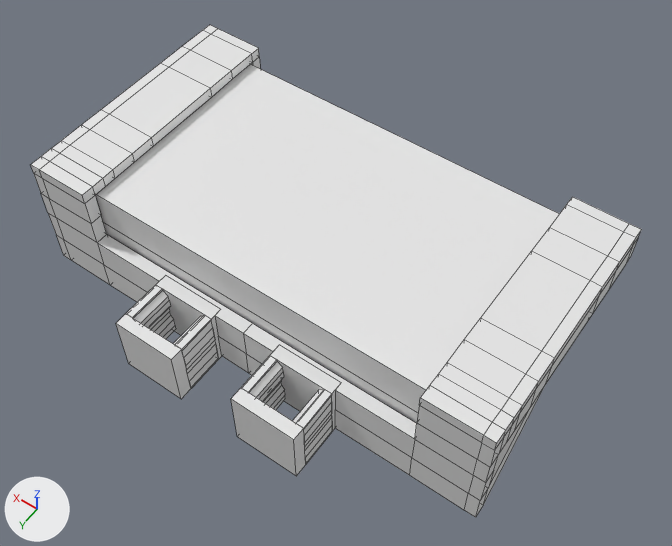
The Blender file blender/cases/raspberry_pico_case.blend, before and after one commit.
Before and after are seen from a 50 mm lens placed at (-50.8, 69.3, 104.8), pointed at (-3.7, 3.3, 1.2). The lights are fixed; the arrows at lower left show +X, +Y and +Z. Mesh edges are drawn as thin lines.

Script lines for the objects in view, before the commit:
```python
ob_case_bottom = bpy.data.objects.new('case_bottom', me_cube_001)
ob_case_bottom.location = (0.0, 0.0, -1.7)
ob_clip_holder_top_main_applied = bpy.data.objects.new('clip_holder_top_main_applied', me_cube_007)
ob_clip_holder_top_main_applied.parent = ob_maker_grid_holder_v2
ob_clip_holder_top_main_applied.location = (-10.0, 20.4, -3.0)
ob_clip_holder_top_main_applied_001 = bpy.data.objects.new('clip_holder_top_main_applied.001', me_cube_009)
ob_clip_holder_top_main_applied_001.parent = ob_maker_grid_holder_v2
ob_clip_holder_top_main_applied_001.location = (10.0, 20.4, -3.0)
ob_maker_grid_holder_v2 = bpy.data.objects.new('maker_grid_holder_v2', me_cube)
ob_maker_grid_holder_v2.location = (0.0, 19.0, -1.7)
# also in view: 'case_top' at (0.0, 0.0, 5.3)
```
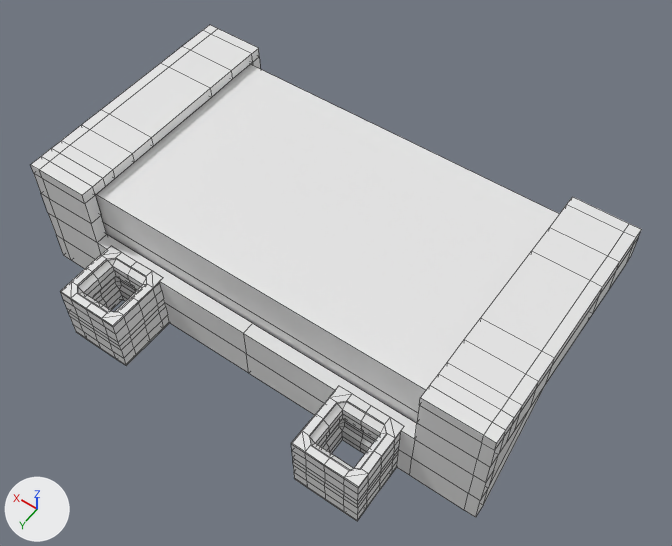
ob_clip_holder_top_main_applied is not drawn itself; it is used by a modifier of ob_maker_grid_holder_v2.
ob_clip_holder_top_main_applied_001 is not drawn itself; it is used by a modifier of ob_maker_grid_holder_v2.

Where the change shows, as pixel boxes (x1, y1, x2, y2) in the pictures (672 x 546 px):
'maker_grid_holder_v2', reshaped, modifiers changed
    before: (31, 25, 641, 517)
    after: (31, 25, 641, 521)

What changed in the scene script:
```text
Add me_cube_008:
    me_cube_008.from_pydata(...)  # 276 vertices, 288 faces; spans x -5.0..5.0, y -5.0..5.0, z -5.0..5.0
Remove ob_clip_holder_top_main_applied:
    ob_clip_holder_top_main_applied = bpy.data.objects.new('clip_holder_top_main_applied', me_cube_007)
    ob_clip_holder_top_main_applied.parent = ob_maker_grid_holder_v2
    ob_clip_holder_top_main_applied.matrix_parent_inverse = Matrix(((1.0, 0.0, 0.0, 0.0), (0.0, 1.0, 0.0, -19.0), (0.0, 0.0, 1.0, 1.7), (0.0, 0.0, 0.0, 1.0)))
    ob_clip_holder_top_main_applied.location = (-10.0, 20.4, -3.0)
    ob_clip_holder_top_main_applied.hide_set(True)
Remove ob_clip_holder_top_main_applied_001:
    ob_clip_holder_top_main_applied_001 = bpy.data.objects.new('clip_holder_top_main_applied.001', me_cube_009)
    ob_clip_holder_top_main_applied_001.parent = ob_maker_grid_holder_v2
    ob_clip_holder_top_main_applied_001.matrix_parent_inverse = Matrix(((1.0, 0.0, 0.0, 0.0), (0.0, 1.0, 0.0, -19.0), (0.0, 0.0, 1.0, 1.7), (0.0, 0.0, 0.0, 1.0)))
    ob_clip_holder_top_main_applied_001.location = (10.0, 20.4, -3.0)
    ob_clip_holder_top_main_applied_001.hide_set(True)
Change ob_maker_grid_holder_v2:
    where _m = ob_maker_grid_holder_v2.modifiers.new('Boolean', 'BOOLEAN')
    _m.object: ob_clip_holder_top_main_applied -> ob_clip_holder_applied
    remove _m = ob_maker_grid_holder_v2.modifiers.new('Boolean.001', 'BOOLEAN')
    remove _m.object = ob_clip_holder_top_main_applied_001
    remove _m.operation = 'UNION'
Add ob_clip_holder_applied:
    ob_clip_holder_applied = bpy.data.objects.new('clip_holder_applied', me_cube_008)
    ob_clip_holder_applied.parent = ob_maker_grid_holder_v2
    ob_clip_holder_applied.matrix_parent_inverse = Matrix(((1.0, 0.0, 0.0, 0.0), (0.0, 1.0, 0.0, -19.0), (0.0, 0.0, 1.0, 1.7), (0.0, 0.0, 0.0, 1.0)))
    ob_clip_holder_applied.location = (20.0, 23.5, -3.0)
    _m = ob_clip_holder_applied.modifiers.new('Array', 'ARRAY')
    _m.use_constant_offset = True
    _m.constant_offset_displace = (-40.0, 0.0, 0.0)
    _m.use_relative_offset = False
    ob_clip_holder_applied.hide_set(True)
```
